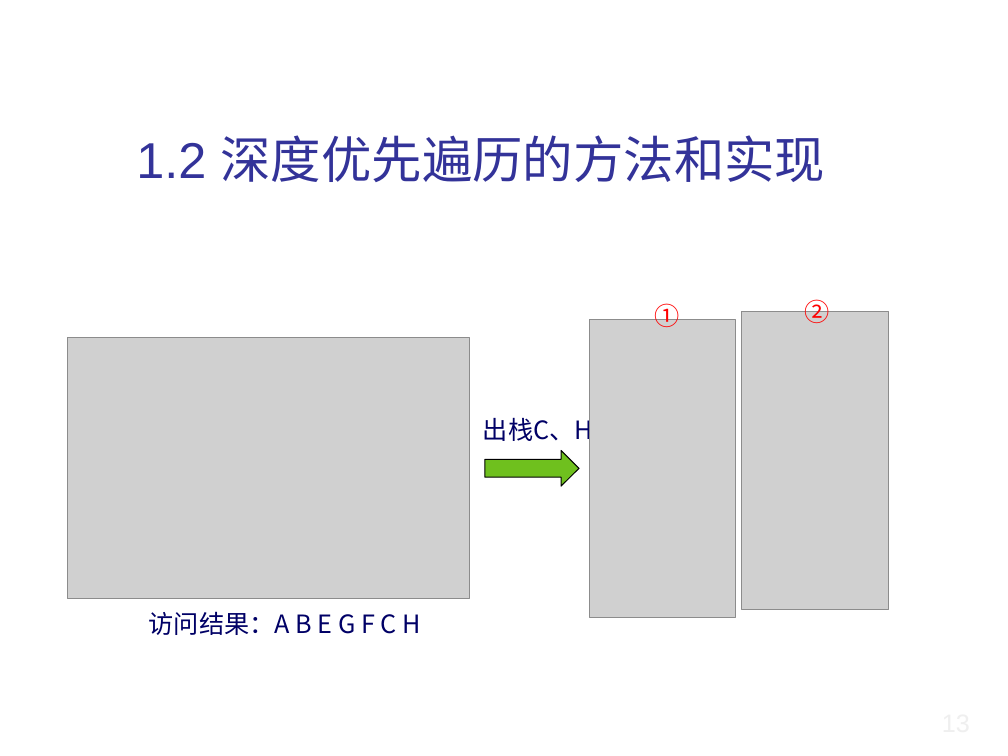
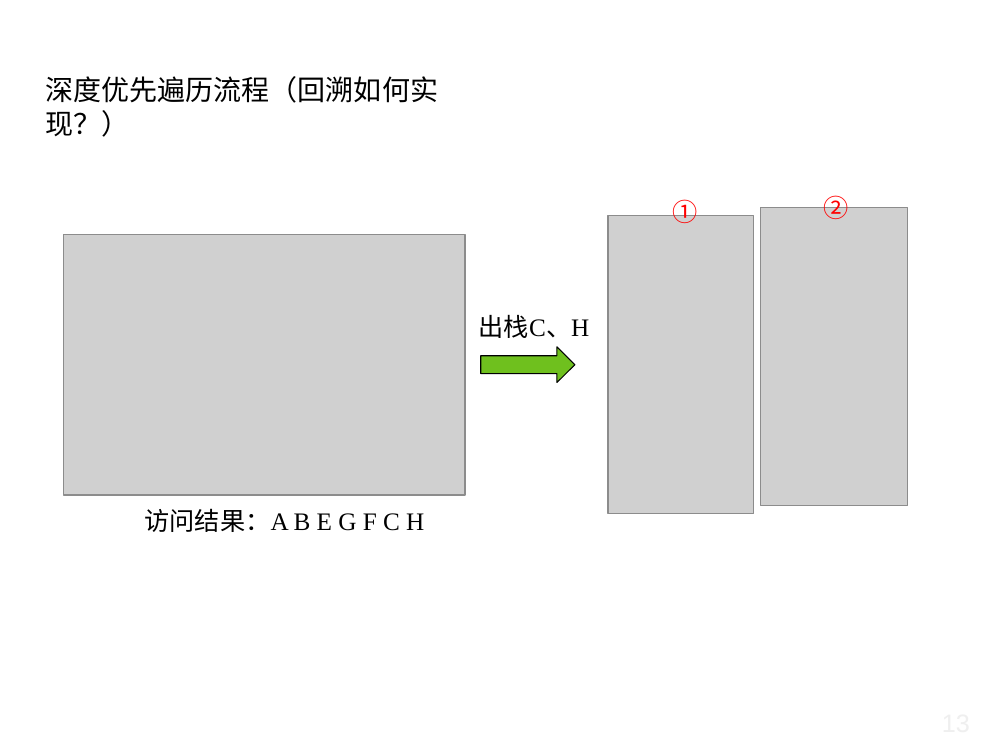
Before and after one commit to liutongling/DP, a slide deck: slide 16 of file/第6章 回朔法.pptx. Drawn at 1008x756 pixels with LibreOffice and Linux fonts; fonts in the diff are those of the drawing; grey boxes stand for pictures; background and template pictures are left out. Boxes give left, top, right and bottom in pixels: in the first picture for what was removed or moved away, otherwise in the second. Text is boxed around its words. In the diff, an @@ line names an element or a change of style, - is before the commit and + after.

```diff
--- a/file/第6章 回朔法.pptx
+++ b/file/第6章 回朔法.pptx
@@ text at (x1=46, y1=76, x2=439, y2=137): text changed; size 36 to 20 pt; font Arial to Times New Roman; text colour #333399 to #000000 @@
-1.2 深度优先遍历的方法和实现
+深度优先遍历流程（回溯如何实现？）
@@ 2 pictures, 2 texts moved together from (x1=590, y1=295, x2=889, y2=618) to (x1=608, y1=191, x2=908, y2=514) @@
@@ text "出栈C、H" at (x1=479, y1=314, x2=590, y2=338): font Noto Sans CJK SC to Times New Roman, text colour #000066 to #000000 @@
@@ 2 texts, 1 picture, 1 right arrow moved together from (x1=68, y1=338, x2=593, y2=635) to (x1=64, y1=234, x2=590, y2=532) @@
@@ text "访问结果：A B E G F ..." at (x1=145, y1=508, x2=424, y2=532): font Noto Sans CJK SC to Times New Roman, text colour #000066 to #000000 @@
```
Also in this commit, not shown: 14 other slides changed.
